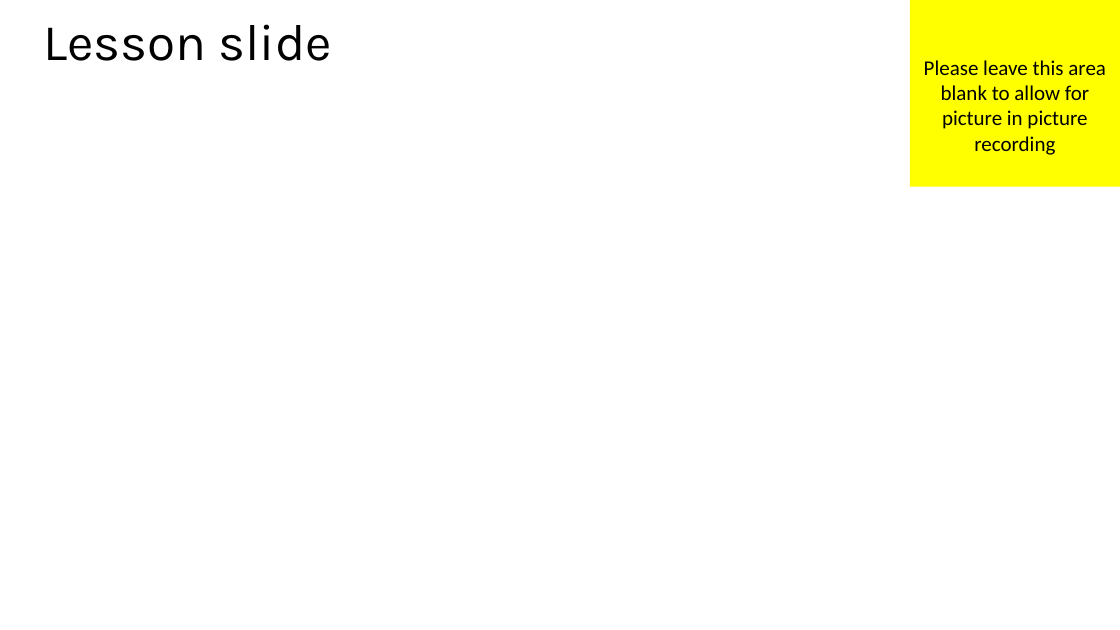
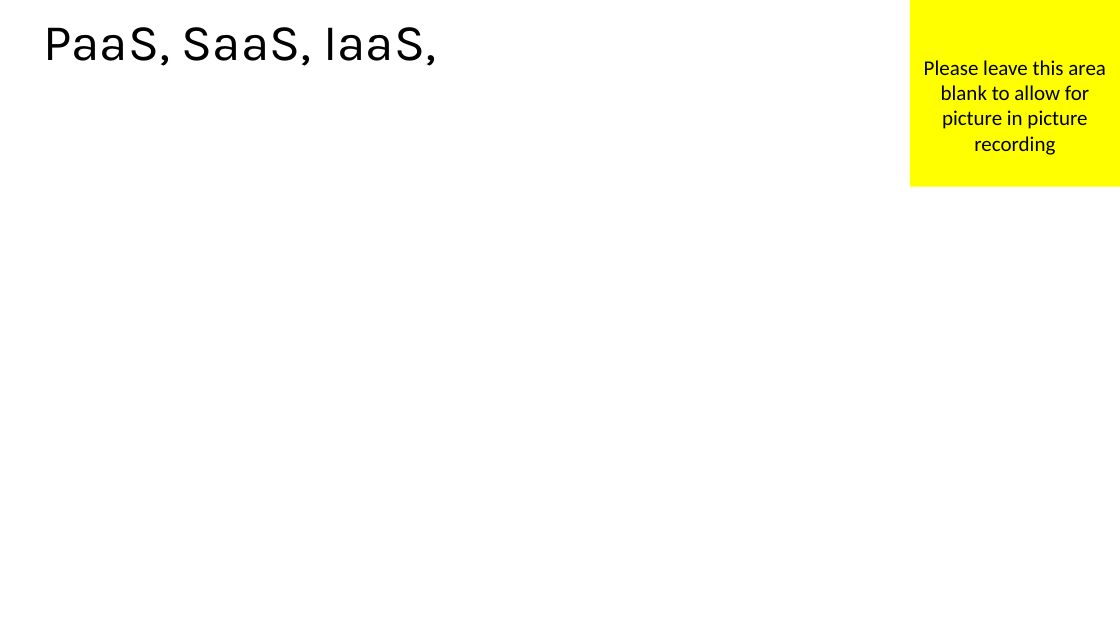
Before and after one commit to MisterJames/AzureImageProcessing, a slide deck: slide 7 of Presentation Materials/MVA-ApplicationsOnAzure.pptx (slide 10 before the commit). Drawn at 1120x630 pixels with LibreOffice and Linux fonts; fonts in the diff are those of the drawing. Boxes give left, top, right and bottom in pixels: in the first picture for what was removed or moved away, otherwise in the second. Text is boxed around its words. In the diff, an @@ line names an element or a change of style, - is before the commit and + after.

```diff
--- a/Presentation Materials/MVA-ApplicationsOnAzure.pptx
+++ b/Presentation Materials/MVA-ApplicationsOnAzure.pptx
@@ title at <box>43,27,436,66</box>: text changed @@
-Lesson slide
+PaaS, SaaS, IaaS,
```
Also in this commit, not shown: 5 other slides changed, 2 slides added, 2 slides removed, 2 other files.
